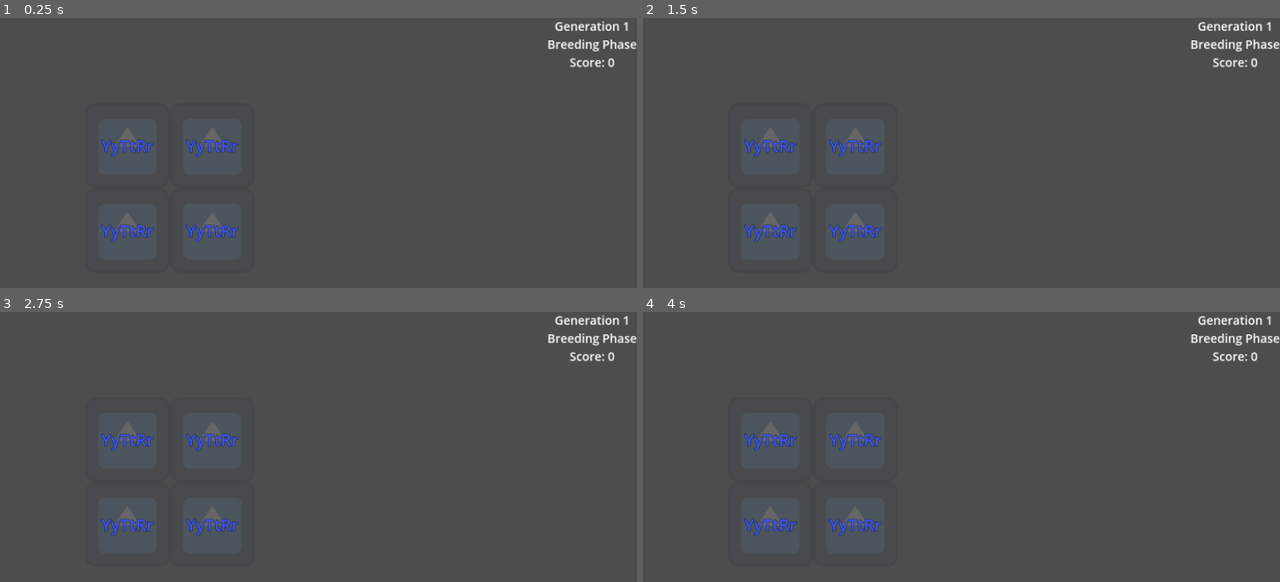
Above: before the commit, frames 1-4 (two rows, left to right).
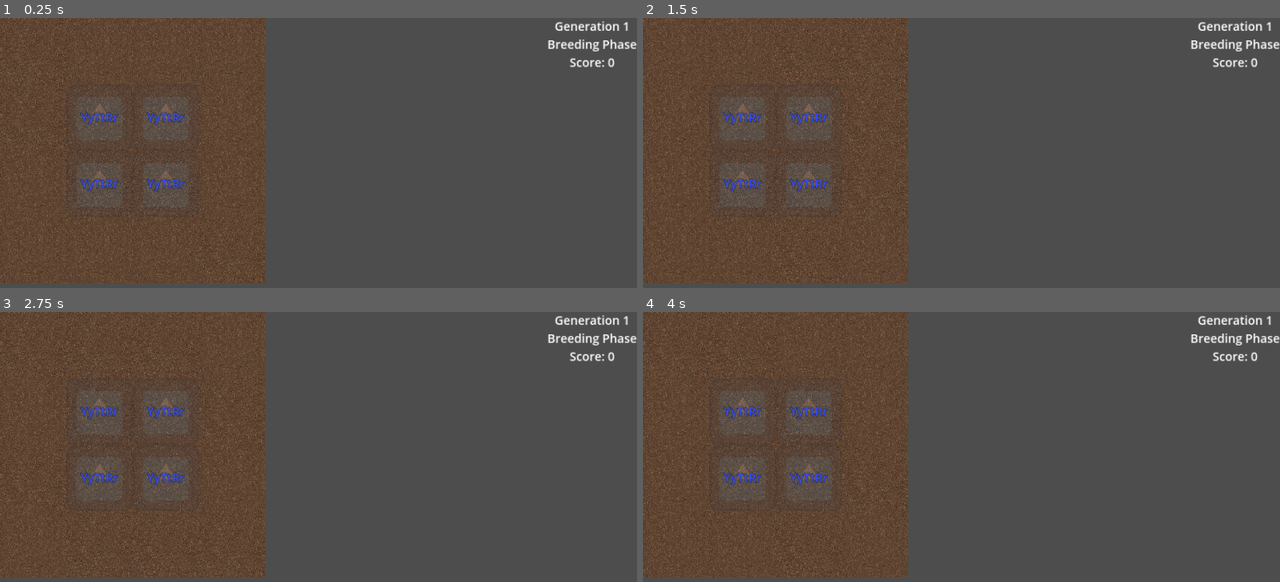
Above: after the commit, the same moments.

Repository: vincentwilliamrodriguez/Inheritopia
Game: Godot game, scene res://scenes/game.tscn
The game is run twice, just before and just after one commit, with the same random seed, the same clock (stepped at 60 frames per second) and the same inputs. The engine's default icon, where the game draws it, is replaced by a stand-in: a white triangle on a blue panel in a dark square.
Inputs (mouse positions are in pixels of both pictures, inside the frame that each line leads up to):
- Up to frame 1 (0.25 s): no input
- Up to frame 2 (1.5 s): tap Enter at 0.5 s; move the mouse to (1101, 180) at 0.52 s; tap N (next) at 0.6, 1.35 s; click (1101, 180) at 0.67 s; tap Space at 1.25 s; move the mouse to (834, 215) at 1.27 s; click (834, 215) at 1.42 s
- Up to frame 3 (2.75 s): tap Enter at 2 s; move the mouse to (382, 411) at 2.02 s; tap N (next) at 2.1 s; click (382, 411) at 2.17 s
- Up to frame 4 (4 s): tap Space at 2.75 s; move the mouse to (929, 563) at 2.77 s; tap N (next) at 2.85, 3.6 s; click (929, 563) at 2.92 s; tap Enter at 3.5 s; move the mouse to (1152, 544) at 3.52 s; click (1152, 544) at 3.67 s

The runs differ from the first frame. In frame 1, 35% of the frame differs, in the area x 0-42%, y 0-99%; in frame 2, 35%; in frame 3, 34%; in frame 4, 34%.

Commit message:
Implement tiles graphics

Diff:
--- a/project.godot
+++ b/project.godot
@@ -36,6 +36,10 @@
 
 folder_colors={
 "res://images/": "blue",
+"res://images/bee/": "yellow",
+"res://images/dirt/": "orange",
+"res://images/icons/": "teal",
+"res://images/sunflower/": "yellow",
 "res://scenes/": "green",
 "res://scripts/": "yellow"
 }
--- a/scenes/game.tscn
+++ b/scenes/game.tscn
@@ -1,11 +1,17 @@
-[gd_scene load_steps=6 format=3 uid="uid://bcwkumgg4hhny"]
+[gd_scene load_steps=19 format=3 uid="uid://bcwkumgg4hhny"]
 
 [ext_resource type="Script" path="res://scripts/Game.gd" id="1_bmtli"]
 [ext_resource type="Script" path="res://scripts/Sunflower.gd" id="2_5e7ut"]
 [ext_resource type="Texture2D" uid="uid://bf5nf1hlosgwm" path="res://icon.svg" id="3_tqvwn"]
+[ext_resource type="Texture2D" uid="uid://45fbnxxqdelb" path="res://images/dirt/dirt_1.png" id="4_bcfba"]
+[ext_resource type="Texture2D" uid="uid://3v4rfcdcwq3s" path="res://images/dirt/dirt_2.png" id="5_fgwel"]
+[ext_resource type="Texture2D" uid="uid://6mr4p7ynu3cr" path="res://images/dirt/drought_1.png" id="6_cg2xk"]
+[ext_resource type="Texture2D" uid="uid://qhr2g881xixa" path="res://images/dirt/drought_2.png" id="7_2xrdv"]
+[ext_resource type="Texture2D" uid="uid://sgjact2vc816" path="res://images/dirt/waterlogged_1.png" id="8_dfhwu"]
+[ext_resource type="Texture2D" uid="uid://bo0tml5kn3ks0" path="res://images/dirt/waterlogged_2.png" id="9_du1dr"]
 
 [sub_resource type="LabelSettings" id="LabelSettings_u6mx4"]
-font_size = 50
+font_size = 36
 font_color = Color(0.215686, 0.321569, 1, 1)
 outline_size = 3
 outline_color = Color(0, 0, 0, 1)
@@ -13,22 +19,68 @@
 [sub_resource type="LabelSettings" id="LabelSettings_sloeo"]
 font_size = 36
 
-[node name="Game" type="Node2D"]
+[sub_resource type="TileSetAtlasSource" id="TileSetAtlasSource_bhr2m"]
+texture = ExtResource("4_bcfba")
+texture_region_size = Vector2i(200, 200)
+0:0/0 = 0
+
+[sub_resource type="TileSetAtlasSource" id="TileSetAtlasSource_g0lph"]
+texture = ExtResource("5_fgwel")
+texture_region_size = Vector2i(200, 200)
+0:0/0 = 0
+
+[sub_resource type="TileSetAtlasSource" id="TileSetAtlasSource_gra50"]
+texture = ExtResource("6_cg2xk")
+texture_region_size = Vector2i(200, 200)
+0:0/0 = 0
+
+[sub_resource type="TileSetAtlasSource" id="TileSetAtlasSource_5l4p3"]
+texture = ExtResource("7_2xrdv")
+texture_region_size = Vector2i(200, 200)
+0:0/0 = 0
+
+[sub_resource type="TileSetAtlasSource" id="TileSetAtlasSource_cx02h"]
+texture = ExtResource("8_dfhwu")
+texture_region_size = Vector2i(200, 200)
+0:0/0 = 0
+
+[sub_resource type="TileSetAtlasSource" id="TileSetAtlasSource_8mfvb"]
+texture = ExtResource("9_du1dr")
+texture_region_size = Vector2i(200, 200)
+0:0/0 = 0
+
+[sub_resource type="TileSet" id="TileSet_o2tj1"]
+tile_size = Vector2i(200, 200)
+sources/0 = SubResource("TileSetAtlasSource_bhr2m")
+sources/1 = SubResource("TileSetAtlasSource_g0lph")
+sources/2 = SubResource("TileSetAtlasSource_gra50")
+sources/3 = SubResource("TileSetAtlasSource_5l4p3")
+sources/4 = SubResource("TileSetAtlasSource_cx02h")
+sources/5 = SubResource("TileSetAtlasSource_8mfvb")
+
+[node name="Game" type="Control"]
+layout_mode = 3
+anchors_preset = 0
 script = ExtResource("1_bmtli")
 
 [node name="Sunflower" type="Node2D" parent="."]
-visible = false
+z_index = -1
 script = ExtResource("2_5e7ut")
 
 [node name="Sprite2D" type="Sprite2D" parent="Sunflower"]
 modulate = Color(1, 1, 1, 0.141176)
-scale = Vector2(2, 2)
+scale = Vector2(1.563, 1.563)
 texture = ExtResource("3_tqvwn")
 centered = false
 
 [node name="Label" type="Label" parent="Sunflower"]
-offset_right = 256.0
-offset_bottom = 256.0
+anchors_preset = 15
+anchor_right = 1.0
+anchor_bottom = 1.0
+offset_right = 200.0
+offset_bottom = 200.0
+grow_horizontal = 2
+grow_vertical = 2
 text = "AwAwAw"
 label_settings = SubResource("LabelSettings_u6mx4")
 horizontal_alignment = 1
@@ -36,6 +88,7 @@
 
 [node name="Panel" type="Panel" parent="."]
 self_modulate = Color(1, 1, 1, 0)
+layout_mode = 1
 anchors_preset = 15
 anchor_right = 1.0
 anchor_bottom = 1.0
@@ -59,3 +112,10 @@
 Score: 999"
 label_settings = SubResource("LabelSettings_sloeo")
 horizontal_alignment = 1
+
+[node name="Tiles" type="TileMap" parent="."]
+unique_name_in_owner = true
+tile_set = SubResource("TileSet_o2tj1")
+format = 2
+layer_0/name = "ground"
+layer_0/z_index = -1
--- a/scripts/Game.gd
+++ b/scripts/Game.gd
@@ -1,7 +1,9 @@
-extends Node2D
+extends Control
 
 @onready var sunflower_class = $Sunflower
 @onready var counters = $Panel/Label
+@onready var tiles = %Tiles
+
 
 var sunflowers: Array[Sunflower]
 var breeding_orders = []
@@ -10,6 +12,7 @@
 var phase_num = 1
 var score = 0
 var selected_parents = [null, null]
+var soil_values = []
 var events = {
 	"Storm": 			g.Storm.new(1, [0.90, 0.70], 0.20, 4),
 	"Waterlogging": 	g.Waterlogging.new(2, [0.70, 0.50], 0.00, 2),
@@ -20,7 +23,14 @@
 }
 
 func _ready():
-	# Initialization
+	# Initialization of tiles
+	for i in 16:
+		var coords = Vector2i(g.to_2d_x(i), g.to_2d_y(i))
+		var value = randi_range(0, 1)
+		tiles.set_cell(0, coords, value, Vector2i(0, 0))
+		soil_values.append(value)
+
+	# Initialization of sunflowers
 	for i in g.START_POS:
 		var sunflower = new_sunflower(i, g.START_GENES)
 		sunflowers.append(sunflower)
@@ -63,6 +73,9 @@
 		draw_circle(center_2, 10, Color.GREEN)
 
 	for event_name in events:
+		if not g.events_overlay[event_name]:
+			continue
+
 		var event_color = g.events_preview_color[event_name]
 
 		if event_name in ["Storm", "Waterlogging", "Pest Invasion"]:
@@ -279,6 +292,7 @@
 			current_events.append(event_name)
 
 	print("Awaw %s %s" % [generation_num, current_events])
+	update_tiles()
 	compute_trait_scores()
 	check_game_over()
 	breeding_phase()
@@ -301,6 +315,19 @@
 		# To-do: game over pop-up
 		get_tree().reload_current_scene()
 
+func update_tiles():
+	for i in 16:
+		var coords = Vector2i(g.to_2d_x(i), g.to_2d_y(i))
+
+		if events["Drought"].active_num > 0:
+			tiles.set_cell(0, coords, 2, Vector2i(0, 0))
+
+		elif g.is_true_in_map(events["Waterlogging"].affected_map, i):
+			tiles.set_cell(0, coords, randi_range(4, 5), Vector2i(0, 0))
+
+		else:
+			tiles.set_cell(0, coords, soil_values[i], Vector2i(0, 0))
+
 func find_index(inp: Sunflower):
 	for i in len(sunflowers):
 		if sunflowers[i].pos == inp.pos:
--- a/scripts/g.gd
+++ b/scripts/g.gd
@@ -1,6 +1,6 @@
 extends Node
 
-const SQUARE_SIZE = 256
+const SQUARE_SIZE = 200
 const START_POS = [5, 6, 9, 10]
 const START_GENES = [2, 2, 2]
 const PHASES = ["Event Phase", "Breeding Phase", "Transition Phase"]
@@ -20,6 +20,14 @@
 	"Pest Invasion": 	Color("Red", 0.2),
 	"Night": 			Color("Black", 0.1),
 	"Fertility": 		Color("Yellow", 0.1)
+}
+var events_overlay = {
+	"Storm": 			true,
+	"Waterlogging": 	false,
+	"Drought": 			false,
+	"Pest Invasion": 	true,
+	"Night": 			true,
+	"Fertility": 		true
 }
 
 class Event:
Binary file added: images/dirt/dirt_1.png
Not shown, added: images/dirt/dirt_1.png.import
Binary file added: images/dirt/dirt_2.png
Not shown, added: images/dirt/dirt_2.png.import
Binary file added: images/dirt/drought_1.png
Not shown, added: images/dirt/drought_1.png.import
Binary file added: images/dirt/drought_2.png
Not shown, added: images/dirt/drought_2.png.import
Binary file added: images/dirt/waterlogged_1.png
Not shown, added: images/dirt/waterlogged_1.png.import
Binary file added: images/dirt/waterlogged_2.png
Not shown, added: images/dirt/waterlogged_2.png.import
